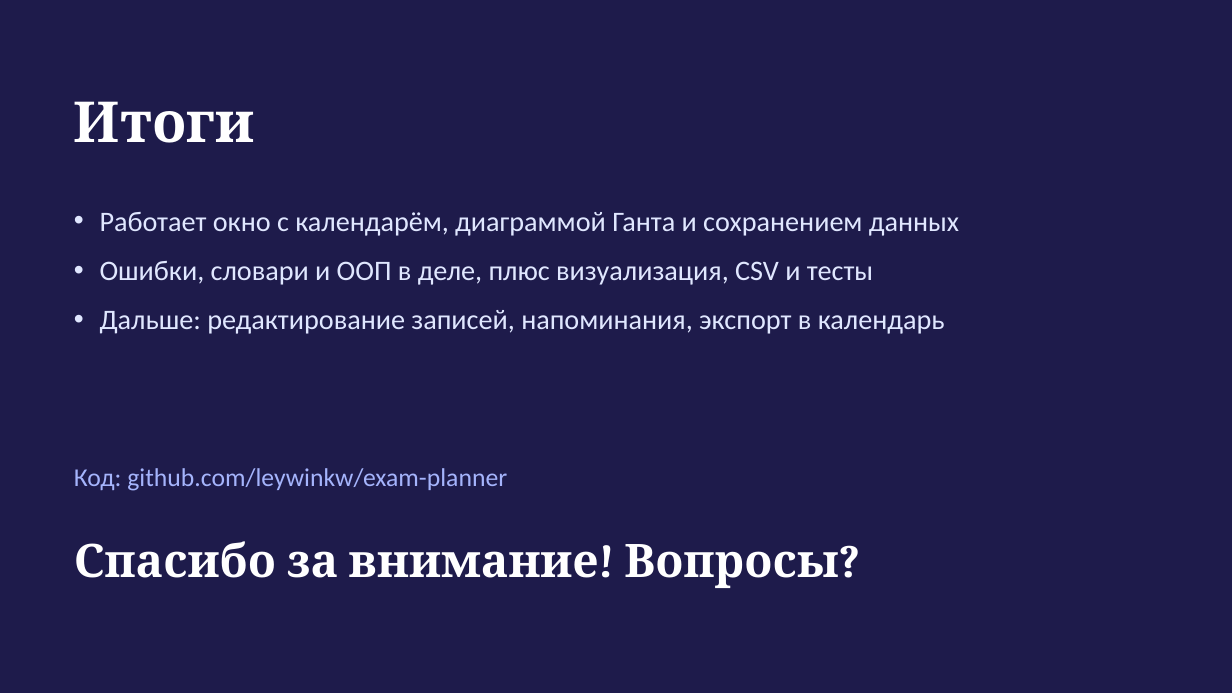
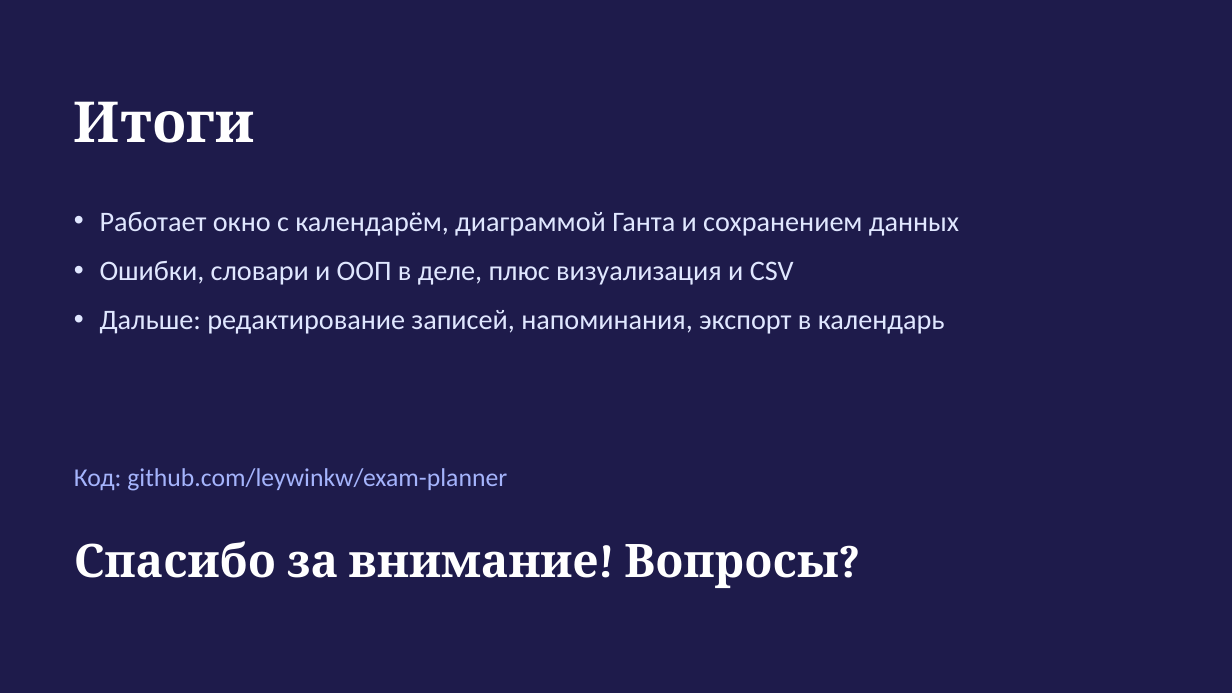
Before and after one commit to leywinkw/exam-planner, a slide deck: slide 18 of docs/Презентация_Планировщик_экзаменов.pptx (slide 19 before the commit). Drawn at 1232x693 pixels with LibreOffice and Linux fonts; fonts in the diff are those of the drawing. Boxes give left, top, right and bottom in pixels: in the first picture for what was removed or moved away, otherwise in the second. Text is boxed around its words. In the diff, an @@ line names an element or a change of style, - is before the commit and + after.

```diff
--- a/docs/Презентация_Планировщик_экзаменов.pptx
+++ b/docs/Презентация_Планировщик_экзаменов.pptx
@@ text at (100,261,794,285): text changed @@
-• Ошибки, словари и ООП в деле, плюс визуализация, CSV и тесты
+• Ошибки, словари и ООП в деле, плюс визуализация и CSV
```
Also in this commit, not shown: 8 other slides changed, 1 slide removed, 51 other files.
